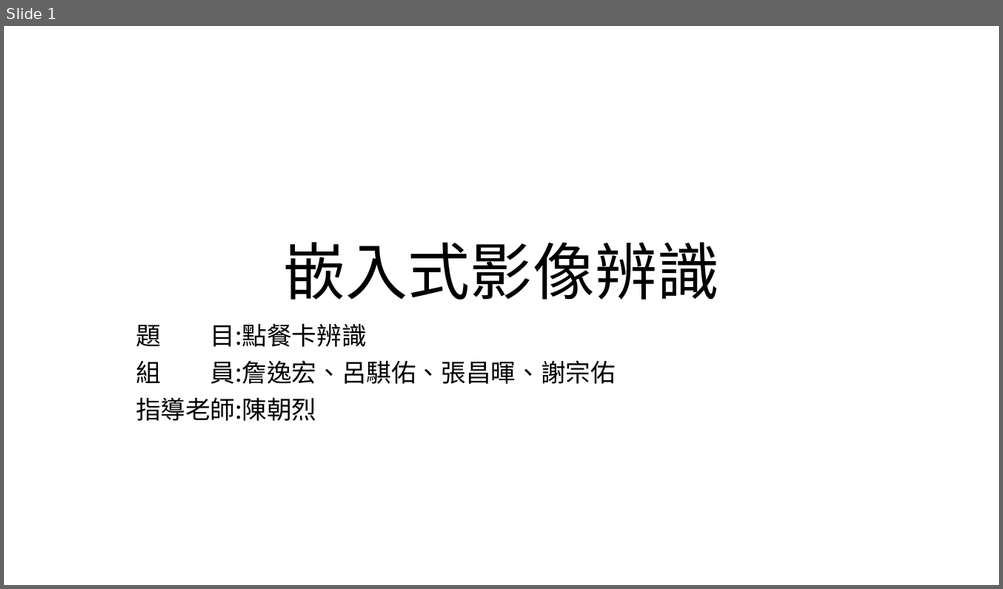
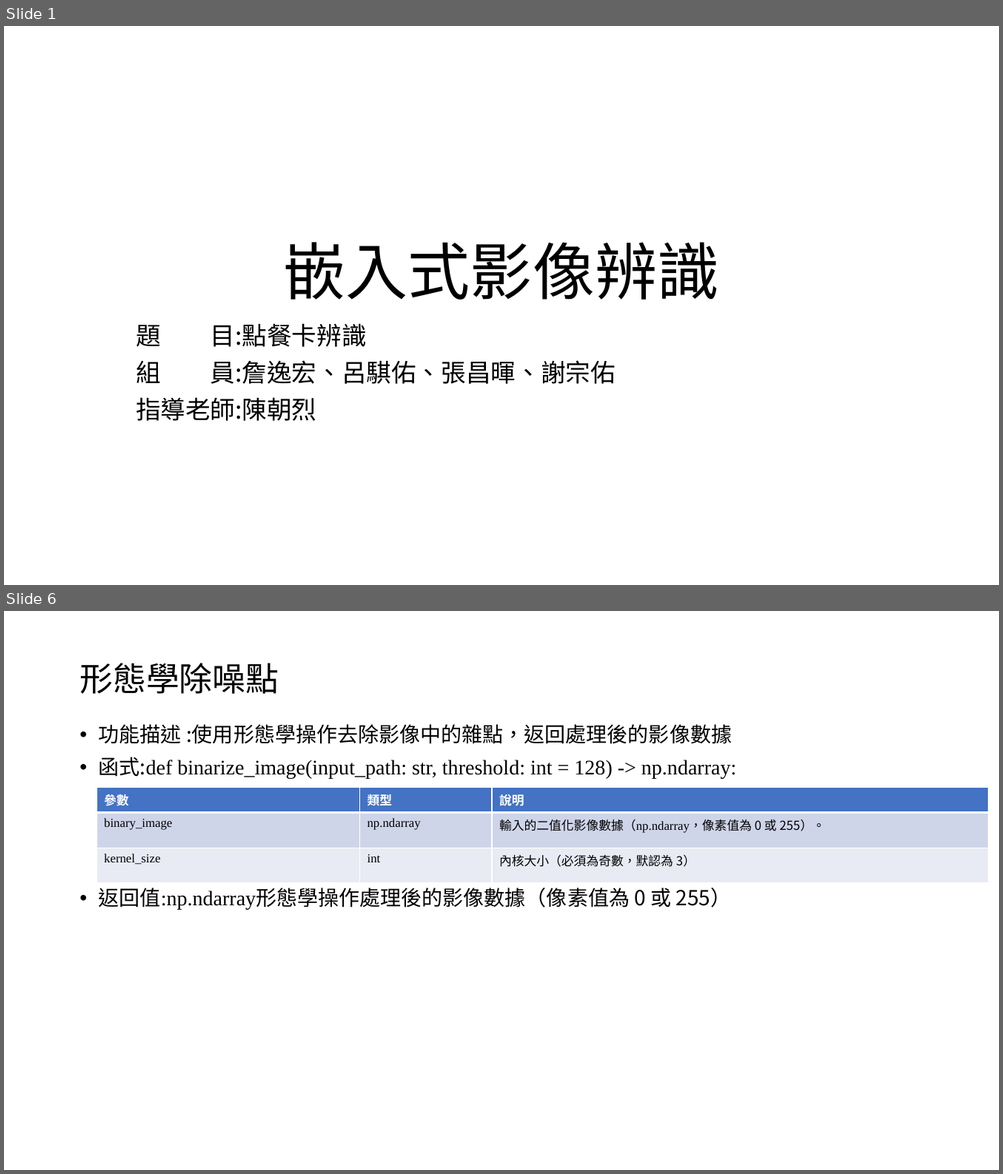
Before and after one commit to austin9328/Embedded_system, a slide deck: final_project/影像辨識 final_project.pptx. Shown one above the other, each under a label of ours: slide 1 before the commit, slides 1 and 6 after it; the slides between them are not shown. The pictures are 1003x589 and 1003x1174 pixels, drawn with LibreOffice and Linux fonts; fonts in the diff are those of the drawing. Boxes give left, top, right and bottom in pixels: in the first picture for what was removed or moved away, otherwise in the second. Text is boxed around its words. In the diff, an @@ line names an element or a change of style, - is before the commit and + after.

```diff
--- a/final_project/影像辨識 final_project.pptx
+++ b/final_project/影像辨識 final_project.pptx
@@ slide 6 added at bbox=[4, 611, 999, 1170], background #FFFFFF @@
@@ title added at bbox=[79, 663, 279, 694], 32 pt, text #000000 @@
+形態學除噪點
@@ text added at bbox=[99, 724, 736, 910], 20 pt, text #000000 @@
+• 功能描述 :使用形態學操作去除影像中的雜點，返回處理後的影像數據
+• 函式:def binarize_image(input_path: str, threshold: int = 128) -> np.ndarray:
+• 返回值:np.ndarray形態學操作處理後的影像數據（像素值為 0 或 255）
@@ table added at bbox=[96, 787, 989, 884], 3 rows, 3 columns @@
+參數 | 類型 | 說明
+binary_image | np.ndarray | 輸入的二值化影像數據（np.ndarray，像素值為 0 或 255）。
+kernel_size | int | 內核大小（必須為奇數，默認為 3）
```
Also in this commit, not shown: 3 slides changed, 7 other slides added.
